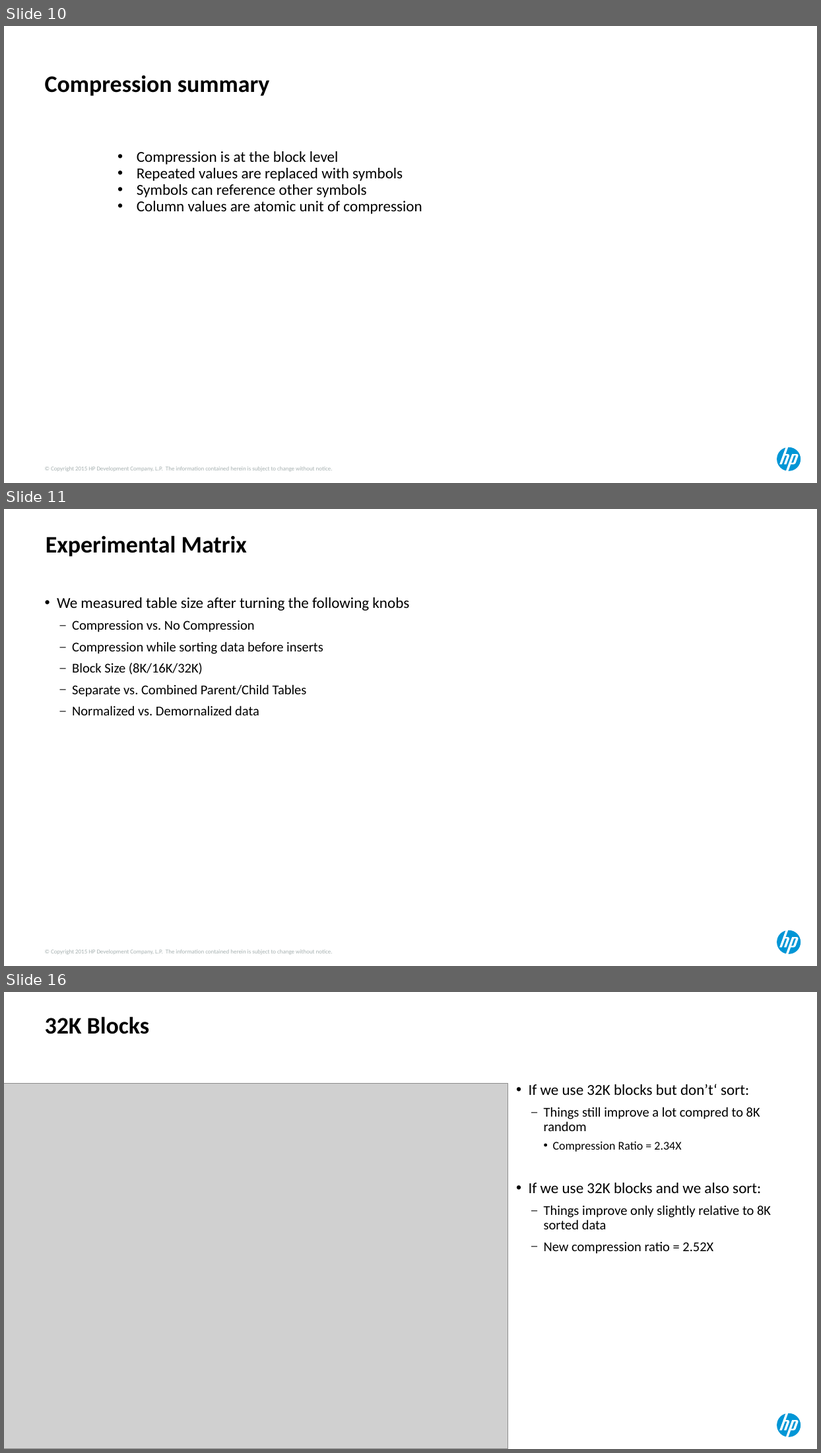
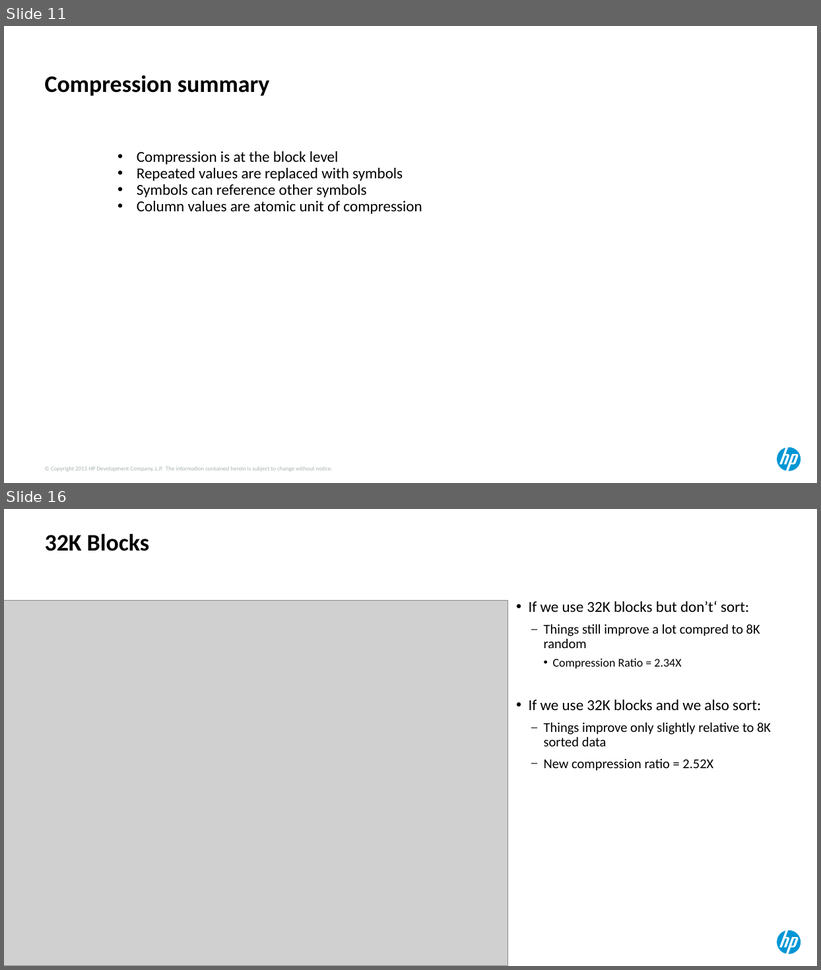
Before and after one commit to Dyland28/HP-Data-Compression, a slide deck: compression_sand_weiss_hotsos_2018.pptx. Shown one above the other, each under a label of ours: slides 10, 11 and 16 before the commit, slides 11 and 16 after it; the slides between them are not shown. The pictures are 821x1453 and 821x970 pixels, drawn with LibreOffice and Linux fonts; fonts in the diff are those of the drawing; grey boxes stand for pictures. Boxes give left, top, right and bottom in pixels: in the first picture for what was removed or moved away, otherwise in the second. Text is boxed around its words. In the diff, an @@ line names an element or a change of style, - is before the commit and + after.

```diff
--- a/compression_sand_weiss_hotsos_2018.pptx
+++ b/compression_sand_weiss_hotsos_2018.pptx
@@ slide 11 removed at (4, 509, 817, 966), background #FFFFFF; not listed: 2 template elements that a slide beside it also shows @@
@@ title removed at (46, 535, 247, 557) @@
-Experimental Matrix
@@ text removed at (57, 597, 409, 716) @@
-• We measured table size after turning the following knobs
-  – Compression vs. No Compression
-  – Compression while sorting data before inserts
-  – Block Size (8K/16K/32K)
-  – Separate vs. Combined Parent/Child Tables
-  – Normalized vs. Demornalized data
@@ what was slide 10 is now slide 11 @@
```
Also in this commit, not shown: 5 slides changed, 3 slides added, 1 other slide removed.
